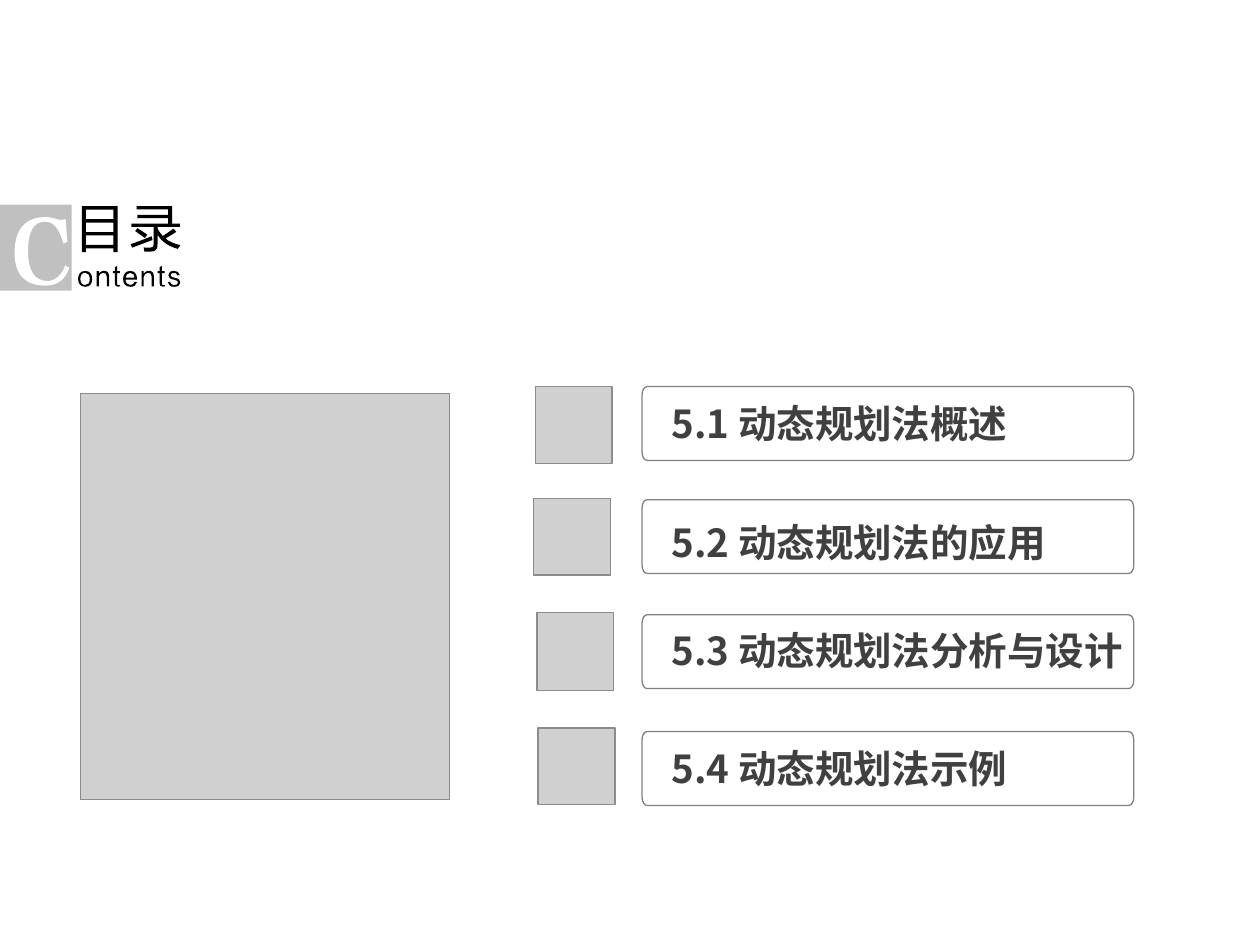
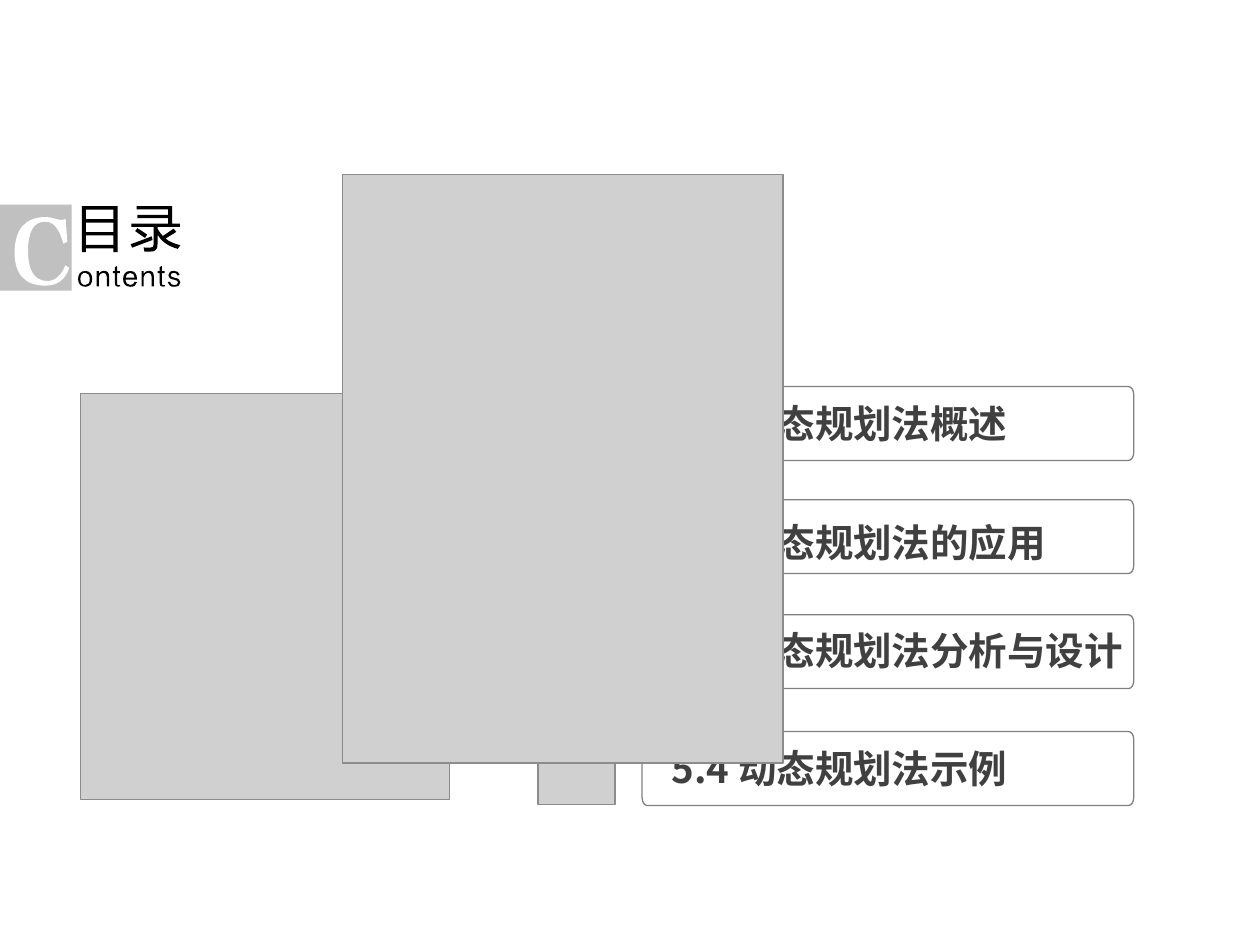
Before and after one commit to liutongling/DP, a slide deck: slide 2 of file/第5章 动态规划法.pptx. Drawn at 1260x945 pixels with LibreOffice and Linux fonts; fonts in the diff are those of the drawing; grey boxes stand for pictures; background and template pictures are left out. Boxes give left, top, right and bottom in pixels: in the first picture for what was removed or moved away, otherwise in the second. Text is boxed around its words. In the diff, an @@ line names an element or a change of style, - is before the commit and + after.

Commit message:
思考动态规划

```diff
--- a/file/第5章 动态规划法.pptx
+++ b/file/第5章 动态规划法.pptx
@@ picture added at (x1=343, y1=175, x2=784, y2=764) @@
@@ picture removed at (x1=536, y1=387, x2=612, y2=464) @@
@@ freeform shape removed at (x1=573, y1=401, x2=622, y2=450) @@
@@ picture removed at (x1=533, y1=498, x2=610, y2=575) @@
@@ freeform shape removed at (x1=581, y1=513, x2=624, y2=561) @@
@@ picture removed at (x1=537, y1=612, x2=614, y2=690) @@
@@ freeform shape removed at (x1=562, y1=615, x2=635, y2=689) @@
@@ freeform shape removed at (x1=576, y1=627, x2=621, y2=675) @@
```
